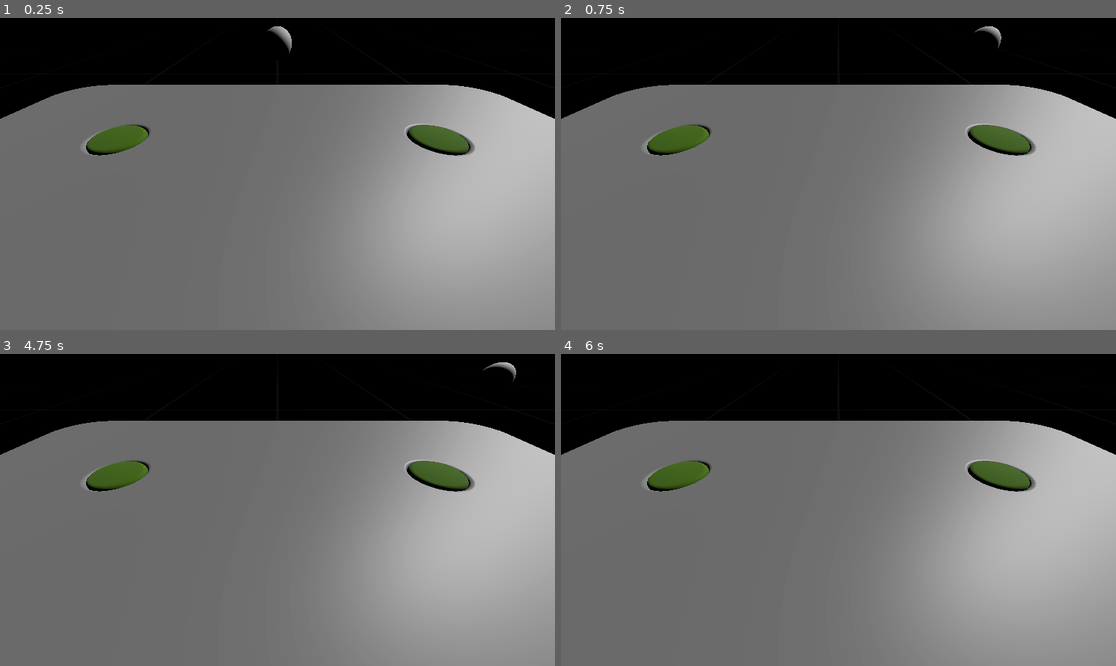
Above: before the commit, frames 1-4 (two rows, left to right).
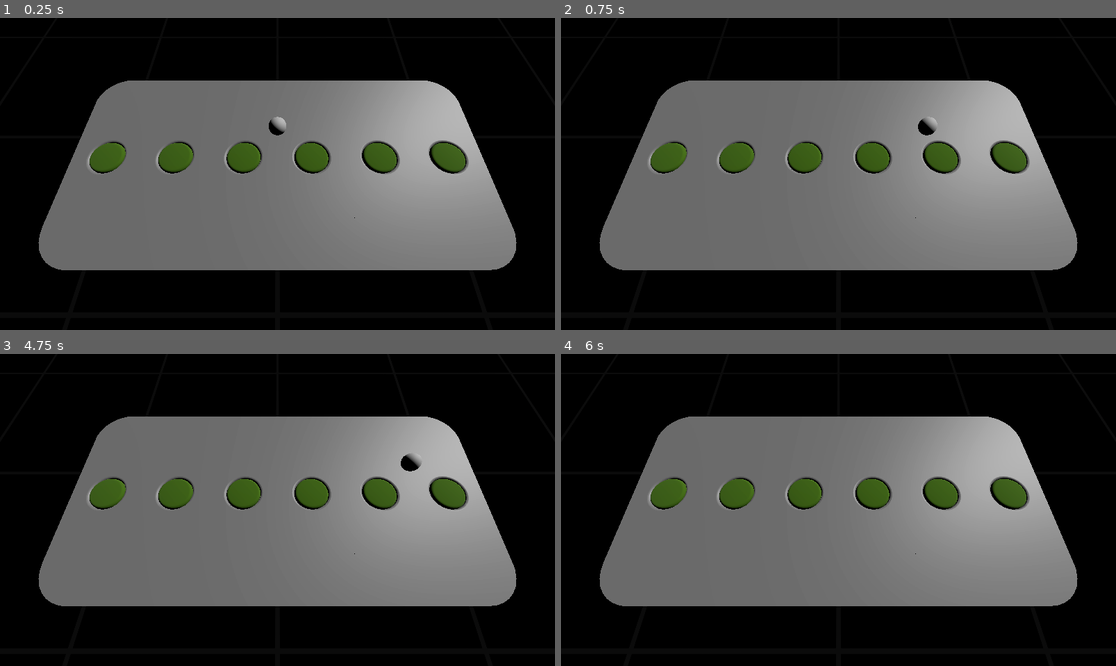
Above: after the commit, the same moments.

Repository: ClonedPuppy/GRTK
Game: Godot game, scene res://scenes/main.tscn
The game is run twice, just before and just after one commit, with the same random seed, the same clock (stepped at 60 frames per second) and the same inputs.
Inputs:
- Up to frame 1 (0.25 s): no input
- Up to frame 2 (0.75 s): tap Enter at 0.5 s; hold Right (right) from 0.53 s (still down)
- Up to frame 3 (4.75 s): release Right (right) at 1.28 s; hold Down (down) 1.28-2.03 s; tap Space at 2, 3.5 s; hold Right (right) 2.03-2.78 s; tap Enter at 2.75, 4.25 s; hold Up (up) 2.78-3.53 s; hold Left (left) from 3.53 s (still down)
- Up to frame 4 (6 s): release Left (left) at 5.03 s; hold Down (down) 5.03-5.78 s; tap Space at 5.75 s; hold Right (right) from 5.78 s (still down)

The runs differ from the first frame. In frame 1, 43% of the frame differs, in the area x 0-100%, y 2-100%; in frame 2, 43%; in frame 3, 43%; in frame 4, 43%.

Commit message:
Moved most of the button logic to the button script

Diff:
--- a/scenes/main.tscn
+++ b/scenes/main.tscn
@@ -82,13 +82,13 @@
 cell_size = Vector3(0.02, 0.005, 0.02)
 cell_center_y = false
 data = {
-"cells": PackedInt32Array(0, 65535, 2, 2, 0, 2, 65535, 65535, 2, 65533, 0, 2, 65533, 65535, 1, 2, 65535, 1441793, 2, 1, 655361, 65533, 1, 1048577, 65534, 1, 1048578, 65535, 1, 1048578, 0, 1, 1048578, 1, 1, 1048578, 65535, 0, 2, 0, 0, 2, 65534, 65535, 2, 1, 65535, 2, 65534, 0, 0, 1, 0, 0)
+"cells": PackedInt32Array(0, 65535, 2, 65535, 65535, 2, 65533, 65535, 1, 2, 65535, 1441793, 2, 1, 655361, 65533, 1, 1048577, 65534, 1, 1048578, 65535, 1, 1048578, 0, 1, 1048578, 1, 1, 1048578, 65534, 65535, 2, 1, 65535, 2, 65534, 0, 0, 1, 0, 0, 65535, 0, 0, 0, 0, 0, 65533, 0, 0, 2, 0, 0)
 }
 script = ExtResource("2_onwq2")
 metadata/_editor_floor_ = Vector3(0, 0, 0)
 
 [node name="Camera3D" type="Camera3D" parent="."]
-transform = Transform3D(1, 0, 0, 0, 0.751552, 0.659674, 0, -0.659674, 0.751552, -1.04308e-07, 0.0250469, 0.0430759)
+transform = Transform3D(1, 0, 0, 0, 0.382264, 0.924053, 0, -0.924053, 0.382264, -1.04308e-07, 0.0580522, 0.0373546)
 near = 0.005
 far = 500.0
 
--- a/scripts/add_button_functions.gd
+++ b/scripts/add_button_functions.gd
@@ -3,7 +3,7 @@
 @onready var lever = $"../lever"
 @onready var ui_meshes = self.mesh_library
 var button_number = 0
-var current_sender
+var current_area
 
 func _ready():
 	if ui_meshes:
@@ -19,43 +19,15 @@
 
 func create_manipulator_for_cell(cell: Vector3, cell_name: String):
 	var area = Area3D.new()
-	current_sender = area
+	current_area = area
 	area.name = "Button_" + str(button_number)
-	add_child(area)
 
 	# Calculate the global transform for the cell
 	var cell_transform = Transform3D()
 	cell_transform.origin = cell * cell_size + Vector3(0.01, 0.0025, 0.01)
 	area.global_transform = global_transform * cell_transform
 
-	# Add a collision node
-	var collision_shape = CollisionShape3D.new()
-	collision_shape.name = "Collision_" + str(button_number)
-	area.add_child(collision_shape)
-
-	# Add a shape to the collision node, assuming button size is 0.005 x 0.005
-	var shape = CylinderShape3D.new()
-	shape.height = 0.005
-	shape.radius = 0.005
-	collision_shape.shape = shape
-
-	area.set_meta("cell", cell)
-	area.set_meta("name", cell_name)
-
-	# Add a MeshInstance3D with the leverage mesh at the same location
-	var mesh_instance = MeshInstance3D.new()
-	var mesh = lever.mesh
-	if mesh:
-		mesh_instance.mesh = mesh
-	else:
-		print("Failed to load mesh from:", lever)
-		return
-
-	var corrected_rotation = Quaternion(Vector3(1, 0, 0), deg_to_rad(-90))
-	mesh_instance.transform = Transform3D(corrected_rotation, Vector3(0,-0.0025,0))
-	mesh_instance.name = "Lever_" + str(button_number)
-
-	area.add_child(mesh_instance)
+	add_child(area)
 
 	# Add script
 	var script_path = "res://scripts/btn.gd"
@@ -63,6 +35,6 @@
 	if script:
 		area.script = script
 		if area.has_method("init"):
-			area.call("init", area)
+			area.call("init", area, button_number)
 	else:
 		print("Failed to load script:", script_path)
--- a/scripts/btn.gd
+++ b/scripts/btn.gd
@@ -2,11 +2,36 @@
 
 var area
 
-func init(area_node):
+func init(area_node: Area3D, cell_no: int):
 	print("run..")
 	area = area_node
 	area_node.connect("body_entered", Callable(self, "_on_Area3D_body_entered"))
+		# Add a collision node
+	var collision_shape = CollisionShape3D.new()
+	collision_shape.name = "Collision_" + str(cell_no)
+	area.add_child(collision_shape)
 
+	# Add a shape to the collision node, assuming button size is 0.005 x 0.005
+	var shape = CylinderShape3D.new()
+	shape.height = 0.005
+	shape.radius = 0.005
+	collision_shape.shape = shape
+
+	# Add a MeshInstance3D with the leverage mesh at the same location
+	var mesh_instance = MeshInstance3D.new()
+	var lever = $"../../lever"
+	var mesh = lever.mesh
+	if mesh:
+		mesh_instance.mesh = mesh
+	else:
+		print("Failed to load mesh from:", lever)
+		return
+
+	var corrected_rotation = Quaternion(Vector3(1, 0, 0), deg_to_rad(-90))
+	mesh_instance.transform = Transform3D(corrected_rotation, Vector3(0,-0.0025,0))
+	mesh_instance.name = "Lever_" + str(cell_no)
+
+	area.add_child(mesh_instance)
 
 func _on_Area3D_body_entered(body: Node):
 	print("Body that entered: ", body.name)
Not shown: 6 places in assets/ProtoKit.tres that only renumber resources
